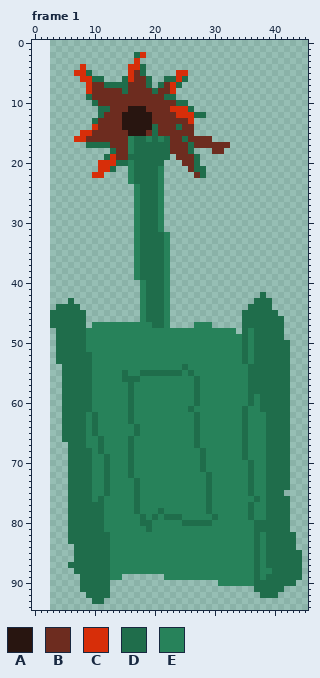
Two versions of one pixel-art file, SawTank.aseprite. Above: the version before the commit.
49x95 pixels, 1 frame. Shown: frame 1. The old version is drawn lined up with the new one, on the new canvas. The commit also changed other frames, which this record leaves out.
Palette (. is transparent): A #281510  B #6d2c1f  C #d72e09  D #1f6d4b  E #27825a
Pixels before, frame 1 (only the part around the change), first column x 0:
 0 ..............................................
 1 ..............................................
 2 .................DC...........................
 3 .................C............................
 4 ........C.......CCD...........................
 5 .......CCD......CBD.....CC....................
 6 ........CCDD...DCBBD..DDCD....................
 7 .........CBBDDDDBBBD.DBCD.....................
 8 .........CBBBBBDBBBBDBBC......................
 9 .........DBBBBBBBBBBBBDD......................
10 ..........DBBBBBBBBBBBBBDD....................
11 ...........DDBBBAAABBBBCCCD...................
12 ...........DBBBAAAAABBBBCCCDD.................
13 ..........DBBBBAAAAABBBBBBC...................
14 ..........CBBBBAAAAADBBBDBB...................
15 ........CCBBBBBBAAABDBBBBBB...................
16 .......CCBBBBBBBEDDEDEDBBDBBBB................
17 .........DDDDBBBEDDDDDDBBBDBBBBBB.............
18 .............DBBEDDDDDDBBBD...BB..............
19 ............DCBBDDDDDDD.BBBD..................
20 ...........CCCDDEDDDDD...BBD..................
21 ...........CCD..EDDDDE....BDD.................
22 ..........CC....EDDDDE.....BD.................
23 ................EDDDDE........................
24 .................EDDDE........................
25 .................EDDDE........................
26 .................EDDDE........................
27 .................EDDDE........................
28 .................EDDDE........................
29 .................EDDDE........................
30 .................EDDDE........................
31 .................EDDDE........................
32 .................EDDDDE.......................
33 .................EDDDDE.......................
34 .................EDDDDE.......................
35 .................EDDDDE.......................
36 .................EDDDDE.......................
37 .................EDDDDE.......................
38 .................EDDDDE.......................
39 .................EDDDDE.......................
40 ..................EDDDE.......................
41 ..................EDDDE.......................
42 ..................EDDDE...............D.......
43 ......D...........EDDDE..............DDD......
44 ....DDDD..........EDDDE.............DDDD......
45 ...DDDDDD.........EDDDE............DDDDDD.....
46 ...DDDDDD.........EDDDE............DDDDDDD....
47 ...DDDDDD.EEEEEEEEEEDDE....EEE.....DDDDDDD....
48 ....DDDDDEEEEEEEEEEEEEEEEEEEEEEEEE.DEDDDDD....
49 ....DDDDDEEEEEEEEEEEEEEEEEEEEEEEEEEDEDDDDD....
50 ....DDDDDEEEEEEEEEEEEEEEEEEEEEEEEEEDEDDDDDD...
51 ....DDDDDEEEEEEEEEEEEEEEEEEEEEEEEEEDEDDDDDD...
52 ....DDDDDDEEEEEEEEEEEEEEEEEEEEEEEEEDEDDDDDD...
53 ....DDDDDDEEEEEEEEEEEEEEEEEEEEEEEEEDEDDDDDD...
54 .....DDDDDEEEEEEEEEEEEEEEDEEEEEEEEEEDDDDDDD...
55 .....DDDDDEEEEEDEEDDDDDDDEDEEEEEEEEEDDDDDDD...
56 .....DDDDDEEEEEDDDEEEEEEEEEDEEEEEEEEDDDDDDD...
57 .....DDDDDEEEEEEDEEEEEEEEEEDEEEEEEEEDDDDDDD...
58 .....DDDDDEEEEEEDEEEEEEEEEEDEEEEEEEEDDDDDDD...
59 .....DDDDDEEEEEEDEEEEEEEEEEDEEEEEEEEDEDDDDD...
60 .....DDDDDEEEEEEDEEEEEEEEEEDEEEEEEEEDEDDDDD...
61 .....DDDDDEEEEEEDEEEEEEEEEDEEEEEEEEDEEDDDDD...
62 .....DDDDEDEEEEEDEEEEEEEEEEDEEEEEEEDEEEDDDD...
63 .....DDDDEDEEEEEDEEEEEEEEEEDEEEEEEEDEEEDDDD...
64 .....DDDDEDEEEEEEDEEEEEEEEEDEEEEEEEDEEEDDDD...
65 .....DDDDEDEEEEEEDEEEEEEEEEDEEEEEEEDEEEDDDD...
66 .....DDDDEEDEEEEDEEEEEEEEEEDEEEEEEEDEEEDDDD...
67 ......DDDEEDEEEEDEEEEEEEEEEDEEEEEEEDEEEDDDD...
68 ......DDDDEDEEEEDEEEEEEEEEEEDEEEEEEDEEEDDDD...
69 ......DDDDEEDEEEDEEEEEEEEEEEDEEEEEEDEEEDDDD...
70 ......DDDDEEDEEEDEEEEEEEEEEEDEEEEEEEDEEDDDD...
71 ......DDDDEEDEEEDEEEEEEEEEEEDEEEEEEEDEEDDDD...
72 ......DDDDEEDEEEDEEEEEEEEEEEEDEEEEEEDEEDDDD...
73 ......DDDDEEDEEEEDEEEEEEEEEEEDEEEEEEDEEDDDD...
74 ......DDDDEEDEEEEDEEEEEEEEEEEDEEEEEEDEEDDDD...
75 ......DDDDEEDEEEEDEEEEEEEEEEEDEEEEEEDEEDDD....
76 ......DDDDEDEEEEEDEEEEEEEEEEEDEEEEEEEDEDDDD...
77 ......DDDDDDEEEEEDEEEEEEEEEEEDEEEEEEDEEDDDD...
78 ......DDDDDDEEEEEDEEEDEEEEEEEDEEEEEEDEEDDDD...
79 ......DDDDDDEEEEEEDEDEDDDEEEEEDEEEEEDEEDDDD...
80 ......DDDDDDEEEEEEDDEEEEEDDDDDEEEEEEEDDDDDD...
81 ......DDDDDDEEEEEEEDEEEEEEEEEEEEEEEEEDDDDDD...
82 ......DDDDDDDEEEEEEEEEEEEEEEEEEEEEEEEDEDDDDD..
83 ......DDDDDDDEEEEEEEEEEEEEEEEEEEEEEEEDEDDDDD..
84 .......DDDDDDEEEEEEEEEEEEEEEEEEEEEEEEDEDDDDD..
85 .......DDDDDDEEEEEEEEEEEEEEEEEEEEEEEEDEDDDDDD.
86 .......DDDDDDEEEEEEEEEEEEEEEEEEEEEEEEDEDDDDDD.
87 ......DDDDDDDEEEEEEEEEEEEEEEEEEEEEEEEDEDDDDDD.
88 .......DDDDDDEEEEEEEEEEEEEEEEEEEEEEEEDEEDDDDD.
89 ........DDDDDEE.......EEEEEEEEEEEEEEEDEDDDDDD.
90 ........DDDDD..................EEEEEEDDDDDDD..
91 ........DDDDD........................DDDDD....
92 .........DDDD.........................DDD.....
93 ..........DD..................................
94 ..............................................
New version:
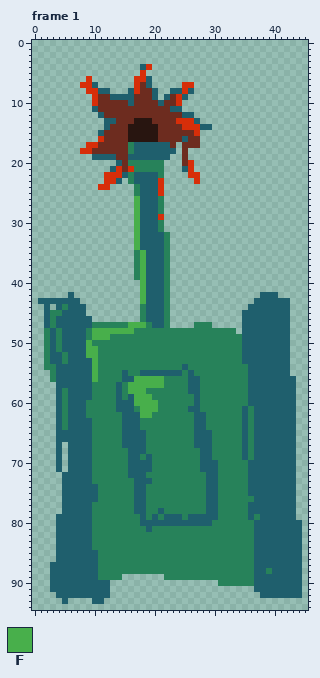
Colours new in this view: F #48af4b
Difference:
canvas 49x95 -> 46x95, the old top-left corner now at 3,0 (the part of the old canvas that was cut away was empty and is not shown)
colour D: #1f6d4b -> #1f5f6d
Changed rows in their new state; - is a pixel that keeps its letter.
Frame 1:
first column x 1:
 2 ----------------..--------------------------
 3 ----------------.---------------------------
 4 -------.-------..-C-------------------------
 5 ------...------..C-----..-------------------
 6 -------.-..---..CC---....-------------------
 7 -------C-D......C---....CC------------------
 8 ---------CDD...DC---..DDCD------------------
 9 --------.C--DDDD---D.-BCD-------------------
10 ---------C-----D----D--C.-------------------
11 ---------DBB---BBB----DD..------------------
12 --------------BBBBB----BDD..----------------
13 ---------..DD-BB-------CC-D-----------------
14 ---------..D--B----A---BCCCDD---------------
15 -------...D-------AA------C-----------------
16 ------....C----AAAAABB-----..---------------
17 --------CCBB-----------.-B-.....------------
18 -------CCBBBB---------D.-.---..-------------
19 ---------DD-D----------.-..-----------------
20 ----------...-B-EEEEE----C.-----------------
21 ----------..-CBCEEEE----DC..----------------
22 ---------..CCCD----------CC.----------------
23 -----------CCD------C-----C-----------------
24 ----------CC--------C-----------------------
25 --------------------C-----------------------
26 ----------------F---------------------------
27 ----------------F---------------------------
28 ----------------F---------------------------
29 ----------------F---C-----------------------
30 ----------------F---------------------------
31 ----------------F---------------------------
32 ----------------F---------------------------
33 ----------------F---------------------------
34 ----------------F---------------------------
35 -----------------F--------------------------
36 -----------------F--------------------------
37 -----------------F--------------------------
38 -----------------F--------------------------
39 -----------------F--------------------------
40 -----------------F--------------------------
41 -----------------F--------------------------
42 -----D-----------F--------------------DD----
43 DDDDD-D----------F---------------------DDD--
44 -D--E--D-------------------------------DDD--
45 -DEE------------------------------------DD--
46 -DE-----D--------------------------------D--
47 -DE-----D------FFF-----------------------D--
48 -EDE-----FFFFFFF-------------------D-----D--
49 -EDE-----FFF-----------------------D-----D--
50 -EDE----F--------------------------D--------
51 -EDE----FF-------------------------D--------
52 -ED-E---FF-------------------------D--------
53 -ED-E----F-------------------------D--------
54 -EED-----F----------------------------------
55 --ED-----F----------------------------------
56 --ED-----F------FFFFF----D----------------D-
57 ---D---------D-FFFFFF----D----------------D-
58 ---DE--------D-FFF-------D----------------D-
59 ---DE--------D--FFF-----------------D-----D-
60 ---DE---E----DD-FFFF----------------D-----D-
61 ---DE---E----DD--FFF------D---------D-----D-
62 ---DE----E----D-DFF--------D--------DD----D-
63 ---DE---DE----D-D----------D--------DD----D-
64 ---DE---DE----DD-----------D--------DD----D-
65 ---D----DE----DD-D---------DD-------DD----D-
66 ---D----D-E---D-DD---------DD-------DD----D-
67 ---D----D-E---D-DD---------DD-------DD----D-
68 ---D------E-----DD----------D-------DD----D-
69 ---D-------E----D-D---------D-------DD----D-
70 ---D-------E----DDD---------DD------DD----D-
71 ---D-------E----DDD---------DD------DD----D-
72 ----D------E----DD-----------D------DD----D-
73 ----D------E-----DD----------D------DD----D-
74 ----D----D-E-----D-----------D------DD----D-
75 ----D----D-E-----D-----------D------DD---DD-
76 ----D----DE------D-----------D-------D----D-
77 ----D----EE------D-----------D------DD----D-
78 ----D----EE------D-----------D------DD----D-
79 ---DD----EE--------------DDDD--------D----D-
80 ---DD----EE--------DDDDD------------------DD
81 ---DD----EE-------------------------------DD
82 ---DD----EEE-------------------------D-----D
83 ---DD----EEE-------------------------D-----D
84 ---DDD---EEE-------------------------D-----D
85 ---DDD----EE-------------------------D------
86 ---DDD----EE-------------------------D------
87 --DDD-----EE-------------------------D------
88 --DDDD----EE-------------------------D------
89 --DDDDD---EE-------------------------D------
90 --DDDDD------------------------------------D
91 --DDDDD----------------------------------DDD
92 ---DDDDD--------------------------------DDDD
93 ----D---------------------------------------
Boxes around the changes in both pictures, in picture pixels (x1, y1, x2, y2):
changed: (38, 52, 302, 604)
